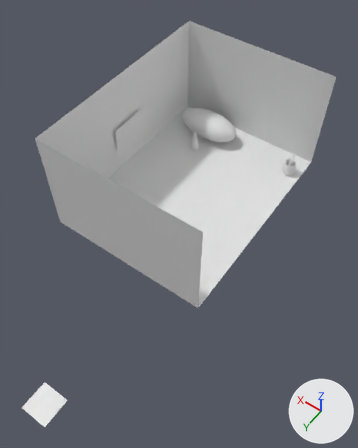
The Blender file docs/gamedesign/room_scene/room_blockout/Room_Blockout.blend, before and after one commit.
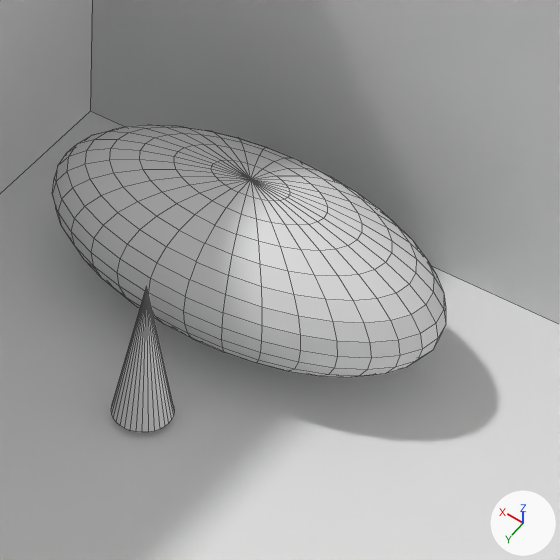
There are two pictures of each version: one whole from a 50 mm lens placed at (-13.85, 21.08, 28.12), pointed at (-1.99, 4.48, 2.04), one close up on the part from 49% to 70% of the width and 20% to 37% of the height. The lights are fixed; the arrows at lower right show +X, +Y and +Z. The close-ups show mesh edges as thin lines.

The first close-up shows 'Back_Wall', 'Bed', 'Floor', 'Player', 'Side_Wall_Right'.
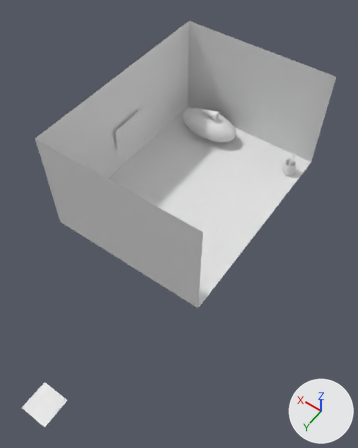
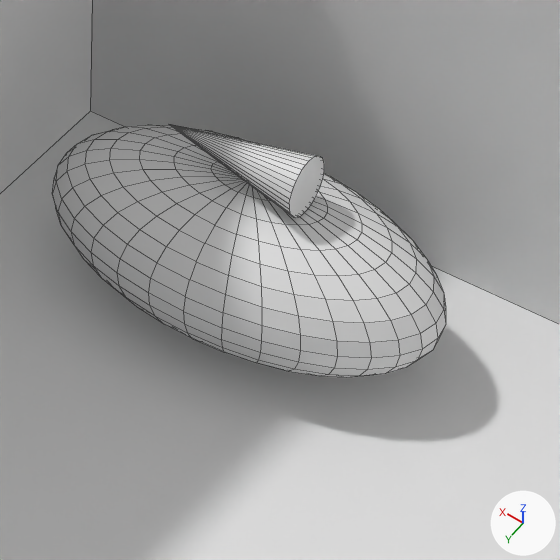
Commit message: docs(gdd): Finished Base Blockout for Room Scene and started with Blockout Description in Markdown

Location of each change, [x1, y1, x2, y2] in pixels of the close-ups (560 x 560 px):
'Player', moved, turned
    before: [111, 288, 174, 432]
    after: [170, 125, 324, 218]

Patch to the scene script:
```diff
--- a/docs/gamedesign/room_scene/room_blockout/Room_Blockout.blend.py
+++ b/docs/gamedesign/room_scene/room_blockout/Room_Blockout.blend.py
@@ ob_player @@
 ob_player = bpy.data.objects.new('Player', me_cone)
-ob_player.location = (2.5, -4.0, 1.0)
+ob_player.location = (2.64, -5.92, 2.31)
+ob_player.rotation_euler = (0.0, 1.571, 0.0)  # degrees (0, 90, 0)
 ob_player.scale = (0.35, 0.35, 0.9)
```
